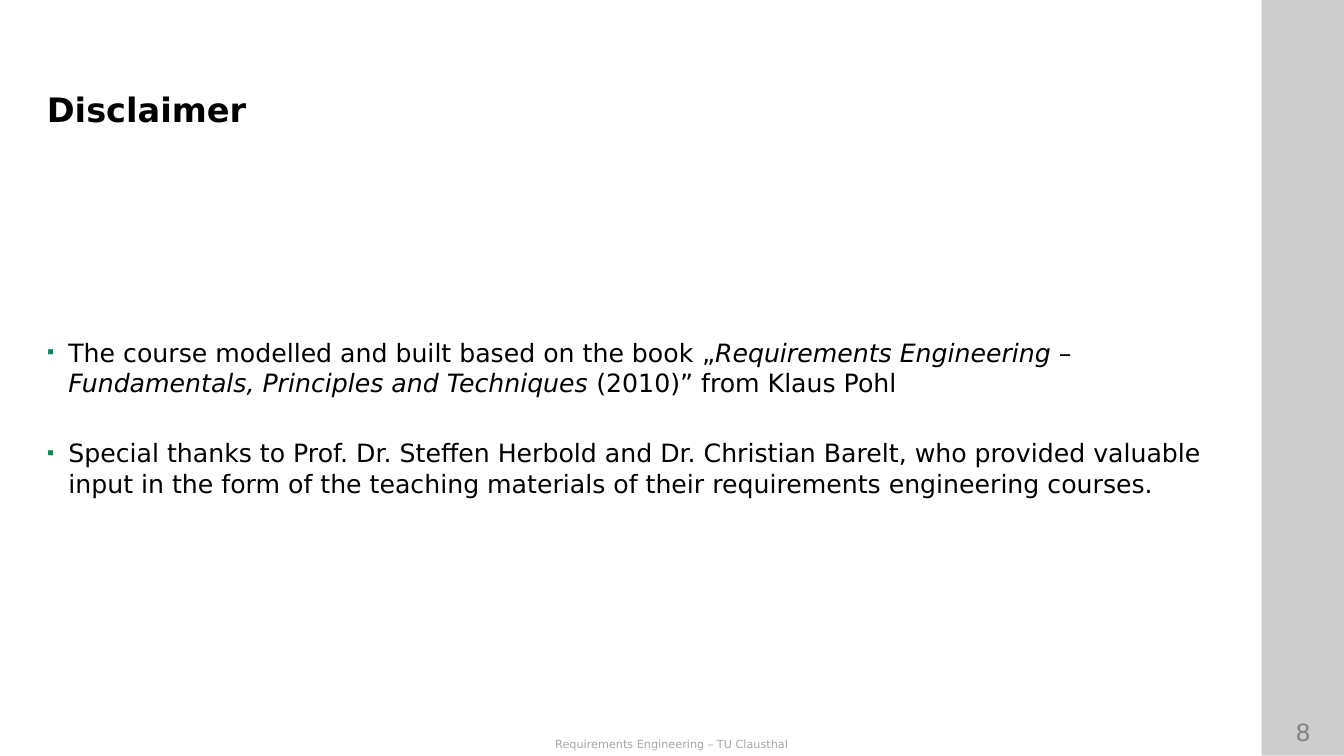
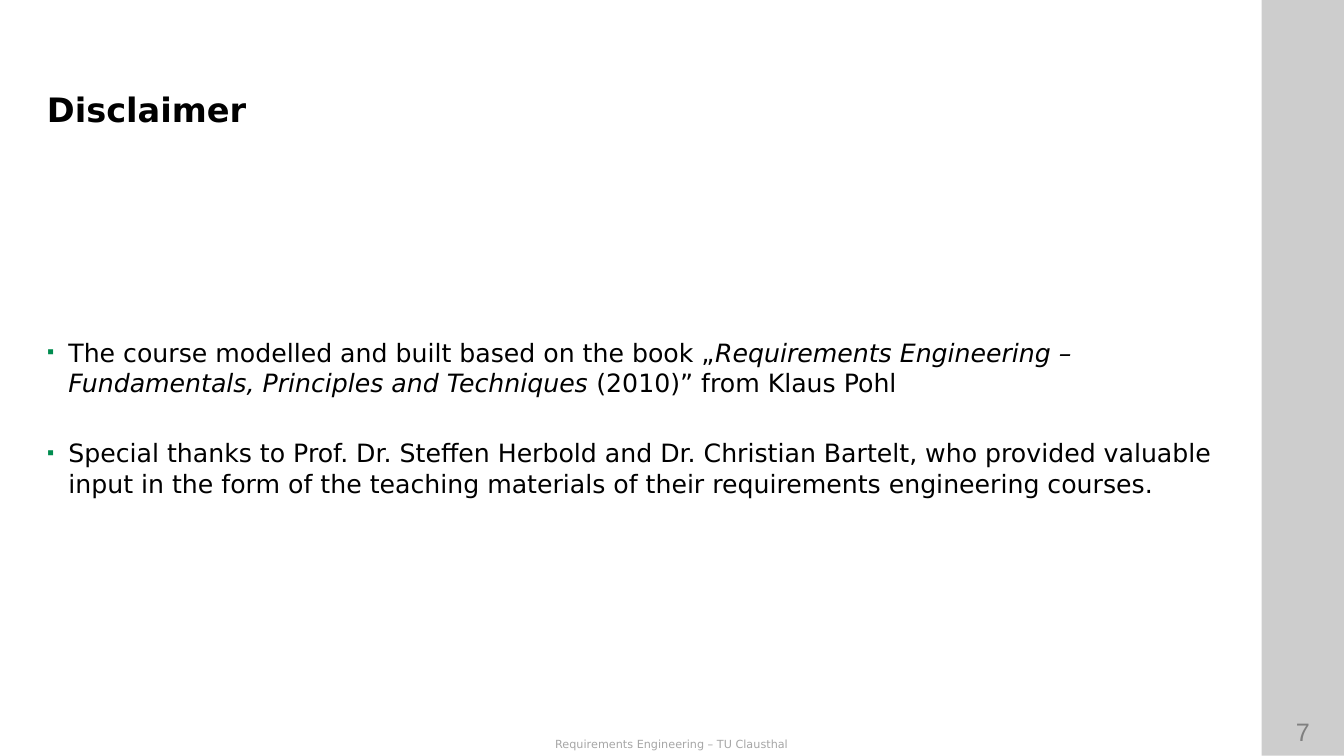
Before and after one commit to ETCE-LAB/teaching-material, a slide deck: slide 7 of Requirements-Engineering/RE-L00-Organization.pptx (slide 8 before the commit). Drawn at 1344x756 pixels with LibreOffice and Linux fonts; fonts in the diff are those of the drawing; background and template pictures are left out. Boxes give left, top, right and bottom in pixels: in the first picture for what was removed or moved away, otherwise in the second. Text is boxed around its words. In the diff, an @@ line names an element or a change of style, - is before the commit and + after.

```diff
--- a/Requirements-Engineering/RE-L00-Organization.pptx
+++ b/Requirements-Engineering/RE-L00-Organization.pptx
@@ text at [68, 443, 1211, 499]: text changed @@
-▪ Special thanks to Prof. Dr. Steffen Herbold and Dr. Christian Barelt, who provided valuable input in the form of the teaching materials of their requirements engineering courses.
+▪ Special thanks to Prof. Dr. Steffen Herbold and Dr. Christian Bartelt, who provided valuable input in the form of the teaching materials of their requirements engineering courses.
@@ page number at [1296, 724, 1310, 741]: text changed @@
-8
+7
```
Also in this commit, not shown: 10 other slides changed, 5 slides added, 3 slides removed, 46 other files.
